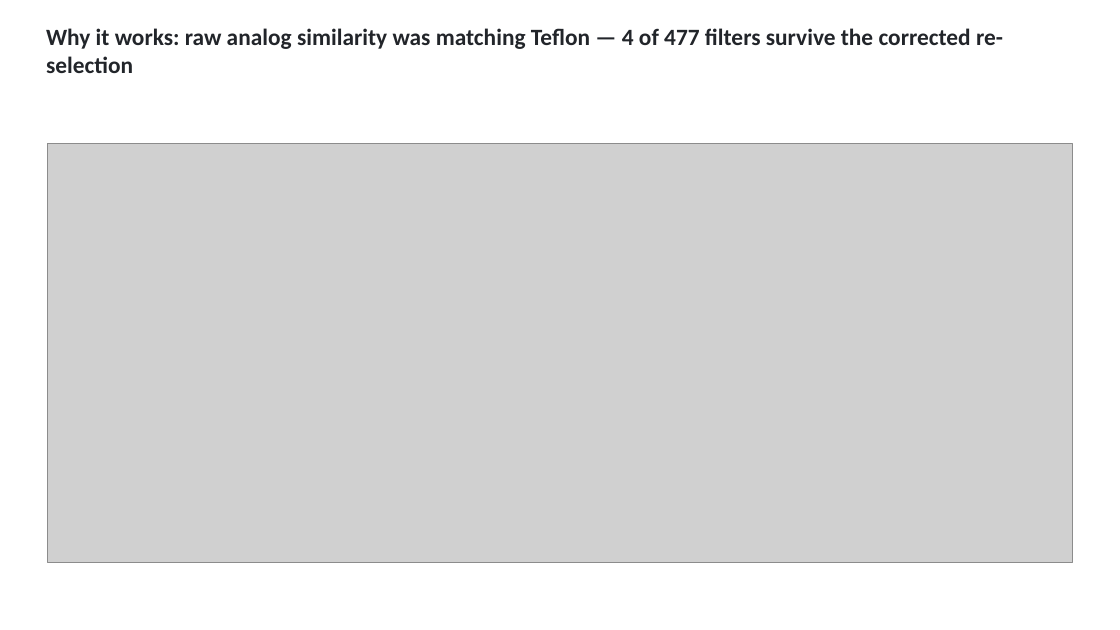
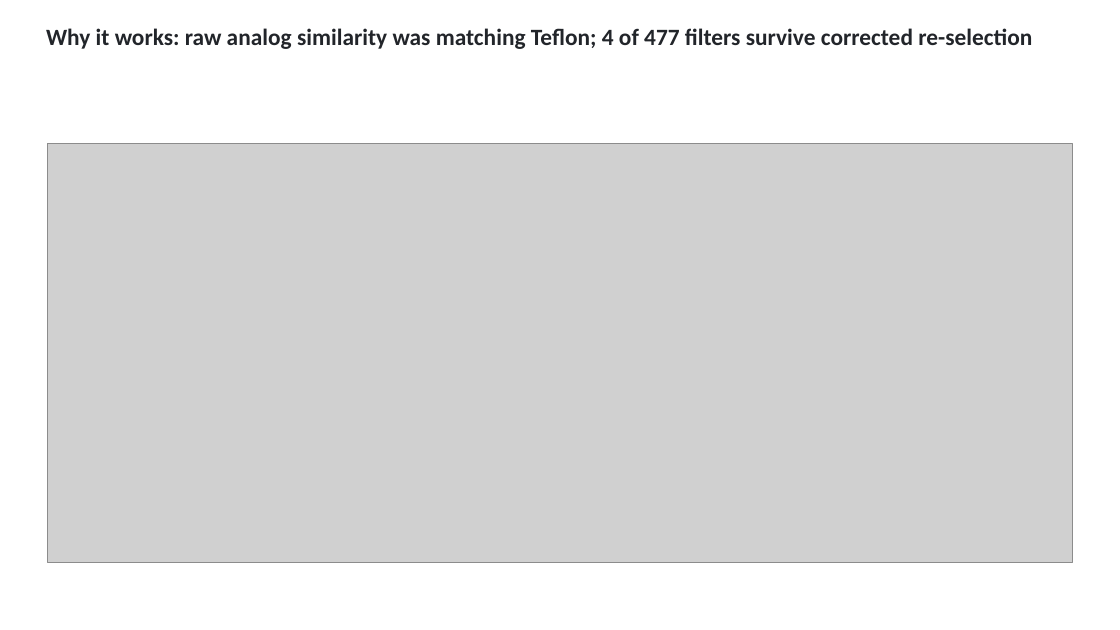
Before and after one commit to ahzs645/aethmodular, a slide deck: slide 11 of deliverables/ftir_group_2026-08-27/ftir_group_2026-08-27.pptx (slide 12 before the commit). Drawn at 1120x630 pixels with LibreOffice and Linux fonts; fonts in the diff are those of the drawing; grey boxes stand for pictures. Boxes give left, top, right and bottom in pixels: in the first picture for what was removed or moved away, otherwise in the second. Text is boxed around its words. In the diff, an @@ line names an element or a change of style, - is before the commit and + after.

```diff
--- a/deliverables/ftir_group_2026-08-27/ftir_group_2026-08-27.pptx
+++ b/deliverables/ftir_group_2026-08-27/ftir_group_2026-08-27.pptx
@@ text at [46, 28, 1032, 49]: text changed @@
-Why it works: raw analog similarity was matching Teflon — 4 of 477 filters survive the corrected re-selection
+Why it works: raw analog similarity was matching Teflon; 4 of 477 filters survive corrected re-selection
```
Also in this commit, not shown: 22 other slides changed, 3 slides added, 2 slides removed, 6 other files.
